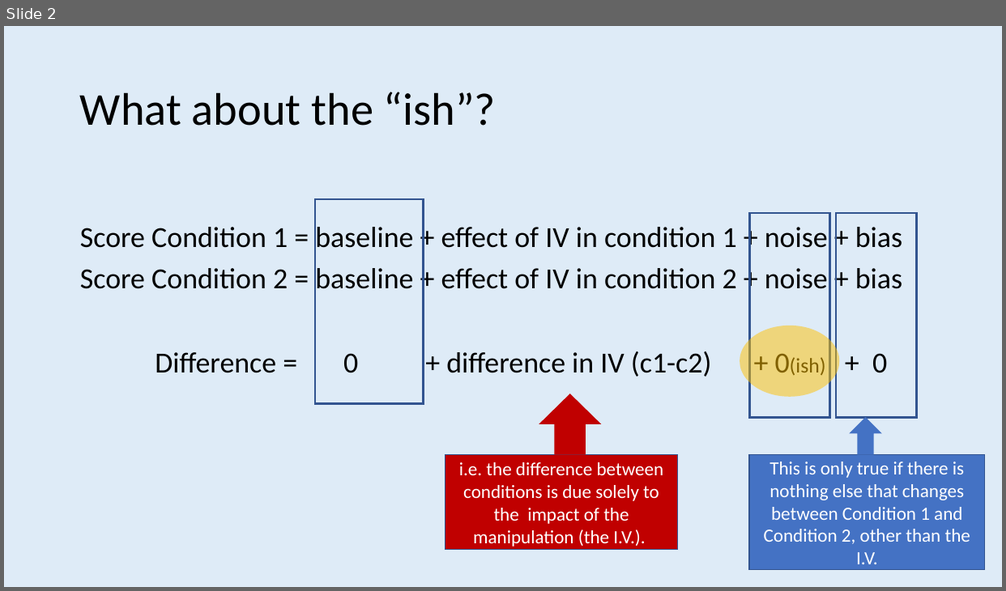
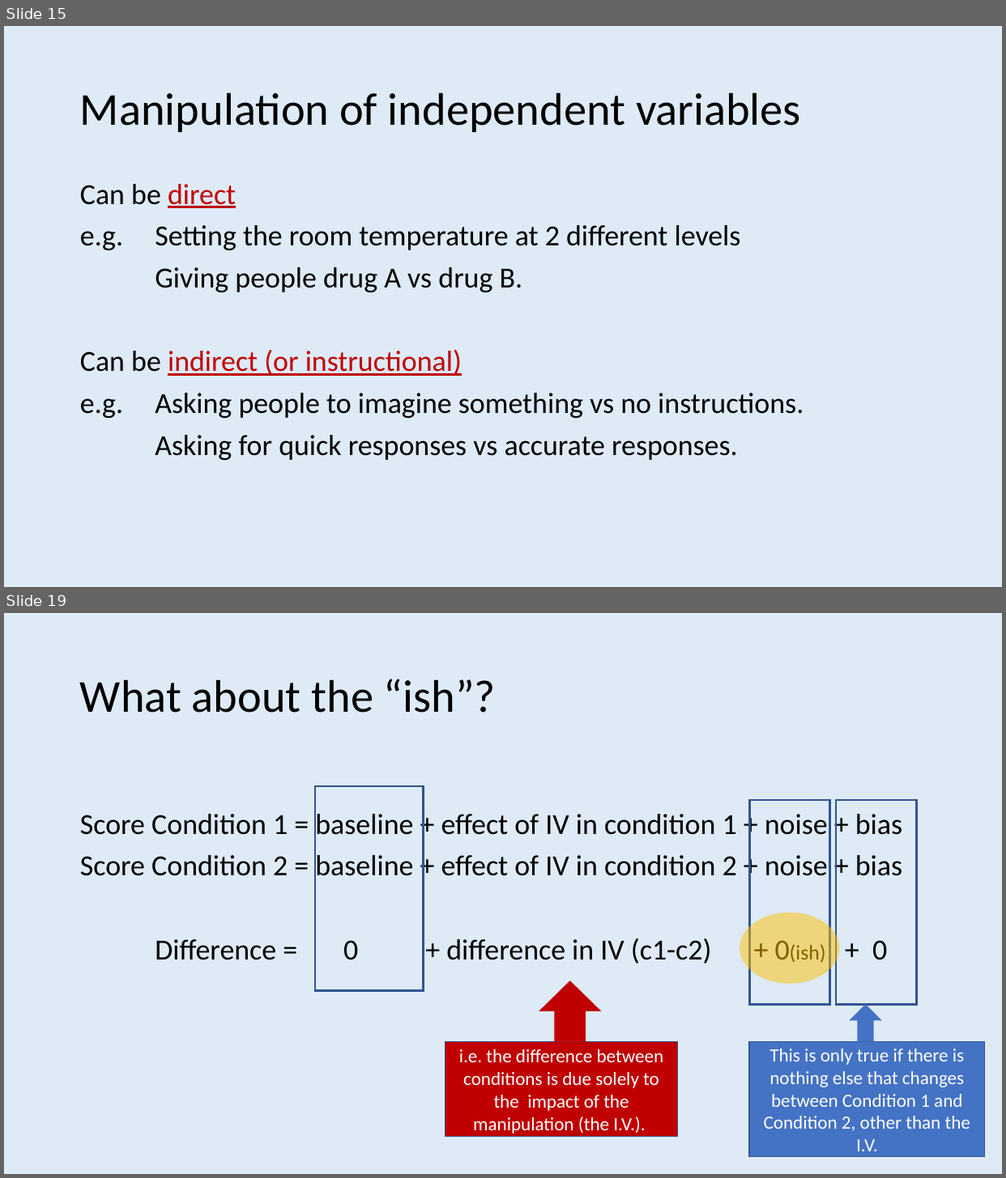
Before and after one commit to ajwills72/rmhealth-found, a slide deck: docs/lecture_4.pptx. Shown one above the other, each under a label of ours: slide 2 before the commit, slides 15 and 19 after it; the slides between them are not shown. The pictures are 1006x591 and 1006x1178 pixels, drawn with LibreOffice and Linux fonts; fonts in the diff are those of the drawing. Boxes give left, top, right and bottom in pixels: in the first picture for what was removed or moved away, otherwise in the second. Text is boxed around its words. In the diff, an @@ line names an element or a change of style, - is before the commit and + after.

```diff
--- a/docs/lecture_4.pptx
+++ b/docs/lecture_4.pptx
@@ slide 15 added at <box>4,26,1002,587</box>, background #DEEBF7 @@
@@ title added at <box>80,92,801,132</box>, 44 pt, text #000000 @@
+Manipulation of independent variables
@@ text added at <box>80,184,803,460</box>, 28 pt, text #000000 @@
+Can be direct
+e.g. Setting the room temperature at 2 different levels
+Giving people drug A vs drug B.
+Can be indirect (or instructional)
+e.g. Asking people to imagine something vs no instructions.
+Asking for quick responses vs accurate responses.
@@ what was slide 2 is now slide 19 @@
```
Also in this commit, not shown: 17 other slides added, 9 slides removed.
